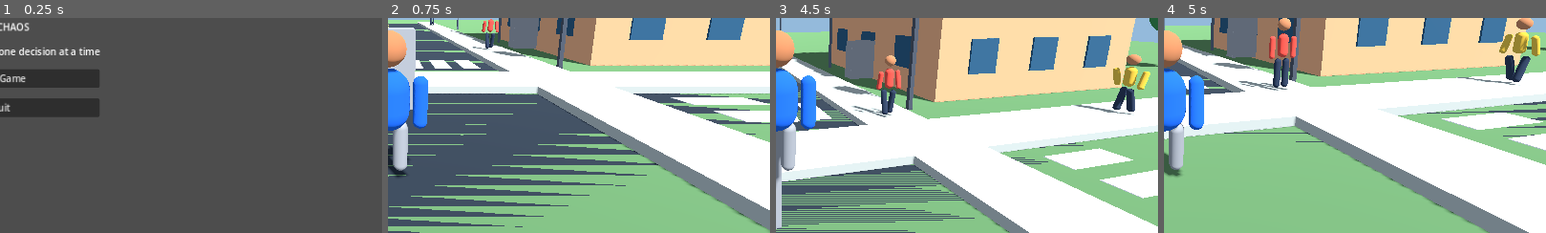
Above: before the commit, frames 1-4 (left to right).
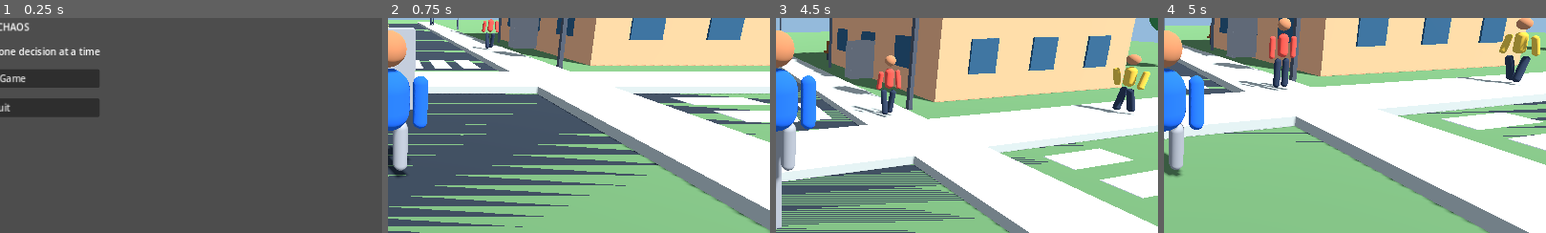
Above: after the commit, the same moments.

Repository: gauravprajapat-23/civic-chaos
Game: Godot game, scene res://scenes/core/menu.tscn
Same seed, same stepped clock (60 frames per second), same inputs: the game is played once before the commit and once after it.
Inputs (mouse positions are % of the whole screen's width and height, from its top left):
- Up to frame 1 (0.25 s): no input
- Up to frame 2 (0.75 s): click "Start Game" at 0.5 s
- Up to frame 3 (4.5 s): tap Enter at 1.25 s; move the mouse to (55, 50) at 1.27 s; hold E (interact) 1.28-2.03 s; hold W (move_forward) from 1.28 s (still down); tap Space (jump) at 1.52, 2.27, 3.77 s; move the mouse to (45, 50) at 2.02 s; tap Shift (sprint) at 2.1, 3.6 s; move the mouse to (52, 48) at 2.77 s; hold E (interact) 2.78-3.53 s; move the mouse to (49, 52) at 3.52 s; move the mouse to (57, 51) at 4.27 s; hold E (interact) from 4.28 s (still down)
- Up to frame 4 (5 s): keep holding W (move_forward); keep holding E (interact); tap Space (jump) at 4.52 s
The pictures show only the part of the screen within x 50-100%, y 38-88%; the shares and areas given below are measured in that part.

Frames 1-2 are identical in both runs. In frame 3, less than 0.1% of the frame differs, in the area x 12-14%, y 10-20%; in frame 4, less than 0.1%.

Commit message:
feat(world): add sidewalk benches to district furniture

Diff:
--- a/scripts/world/street_furniture.gd
+++ b/scripts/world/street_furniture.gd
@@ -19,6 +19,8 @@
         for distance in [-28.0, -16.0, 16.0, 28.0]:
             _streetlight(Vector3(float(side) * 7.2, 0, distance))
             _tree(Vector3(distance, 0, float(side) * 11.0))
+    _bench(Vector3(9.0, 0, -19.0))
+    _bench(Vector3(-9.0, 0, 19.0))
 
 func _material(color: Color) -> StandardMaterial3D:
     var material := StandardMaterial3D.new()
@@ -79,6 +81,18 @@
     _box(root, "Trunk", Vector3(0, 1.15, 0), Vector3(0.4, 2.3, 0.4), Color(0.40, 0.25, 0.14))
     _sphere(root, "Canopy", Vector3(0, 3.25, 0), 1.35, Color(0.20, 0.47, 0.25))
 
+func _bench(location: Vector3) -> void:
+    var root := Node3D.new()
+    root.name = "SidewalkBench"
+    root.position = location
+    add_child(root)
+    var wood := Color(0.48, 0.28, 0.14)
+    var metal := Color(0.20, 0.23, 0.26)
+    _box(root, "Seat", Vector3(0, 0.55, 0), Vector3(1.7, 0.13, 0.55), wood)
+    _box(root, "Backrest", Vector3(0, 1.0, 0.25), Vector3(1.7, 0.7, 0.12), wood)
+    _box(root, "LeftLeg", Vector3(-0.65, 0.26, 0), Vector3(0.12, 0.52, 0.12), metal)
+    _box(root, "RightLeg", Vector3(0.65, 0.26, 0), Vector3(0.12, 0.52, 0.12), metal)
+
 func _process(_delta: float) -> void:
     if _signal_controller == null:
         return
